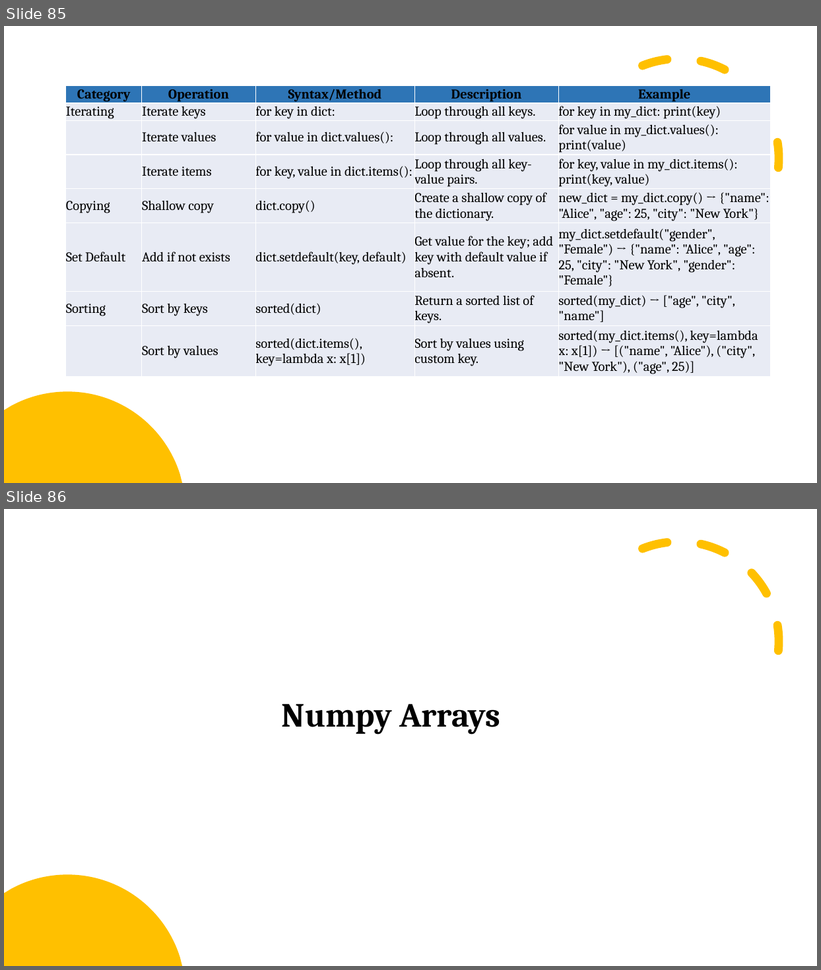
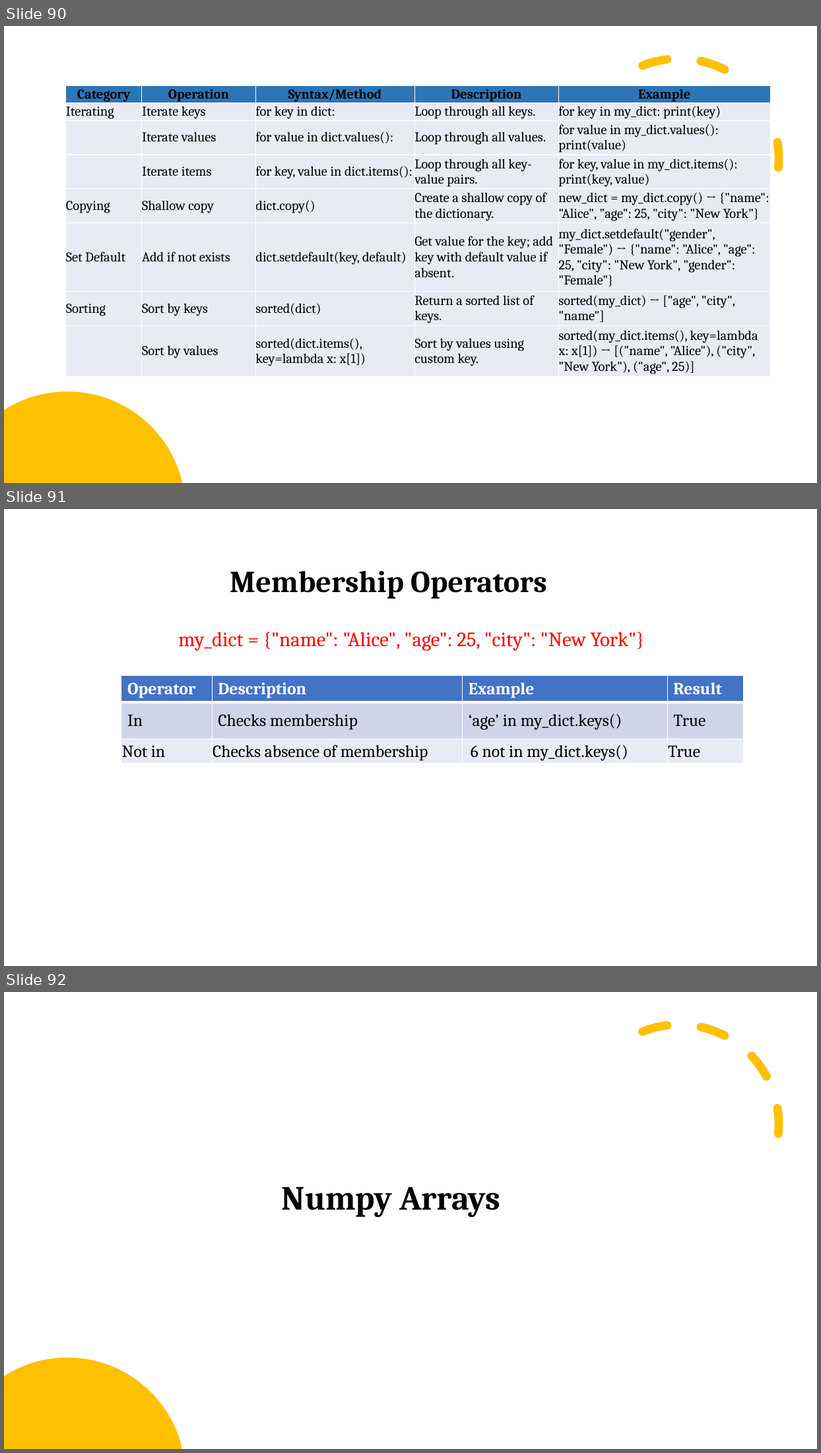
Before and after one commit to arrojuh/python_vishal, a slide deck: Learning_python.pptx. Shown one above the other, each under a label of ours: slides 85 and 86 before the commit, slides 90, 91 and 92 after it. The pictures are 821x970 and 821x1453 pixels, drawn with LibreOffice and Linux fonts; fonts in the diff are those of the drawing. Boxes give left, top, right and bottom in pixels: in the first picture for what was removed or moved away, otherwise in the second. Text is boxed around its words. In the diff, an @@ line names an element or a change of style, - is before the commit and + after.

```diff
--- a/Learning_python.pptx
+++ b/Learning_python.pptx
@@ slide 91 added at box(4, 509, 817, 966), background #FFFFFF @@
@@ text added at box(230, 571, 547, 599), 36 pt, text #000000, bold @@
+Membership Operators
@@ text added at box(178, 632, 644, 651), 24 pt, text #FF0000 @@
+my_dict = {"name": "Alice", "age": 25, "city": "New York"}
@@ table added at box(121, 676, 743, 764), 3 rows, 4 columns @@
+Operator | Description | Example | Result
+In | Checks membership | ‘age’ in my_dict.keys() | True
+Not in | Checks absence of membership | 6 not in my_dict.keys() | True
@@ what was slide 85 is now slide 90 @@
@@ what was slide 86 is now slide 92 @@
```
Also in this commit, not shown: 5 slides changed, 23 other slides added, 6 slides removed.
